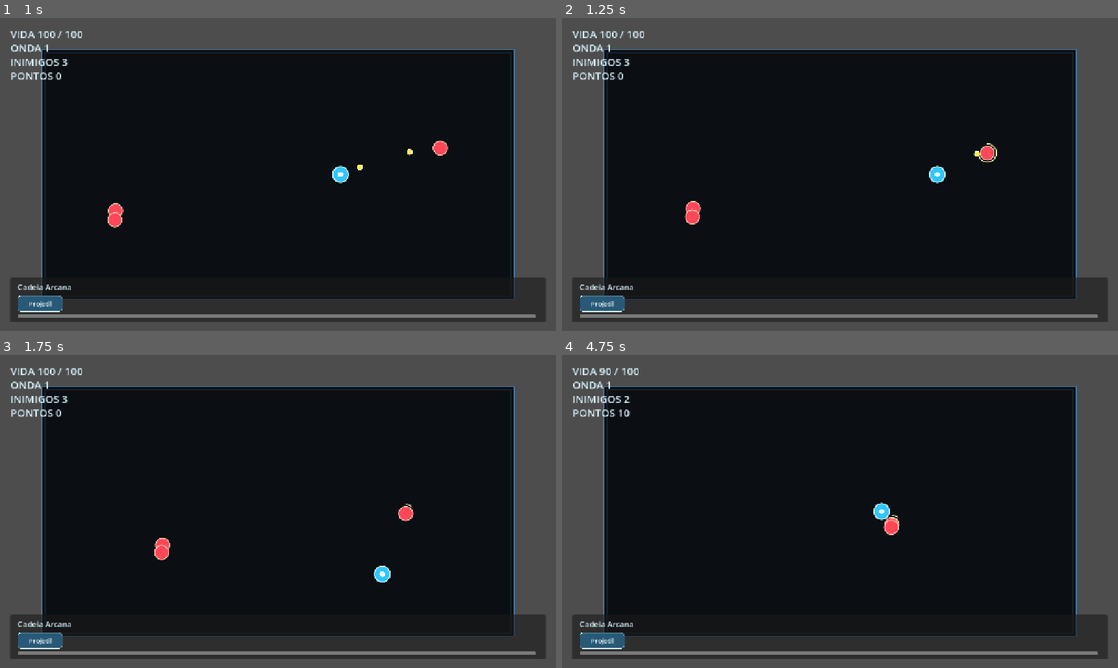
Above: before the commit, frames 1-4 (two rows, left to right).
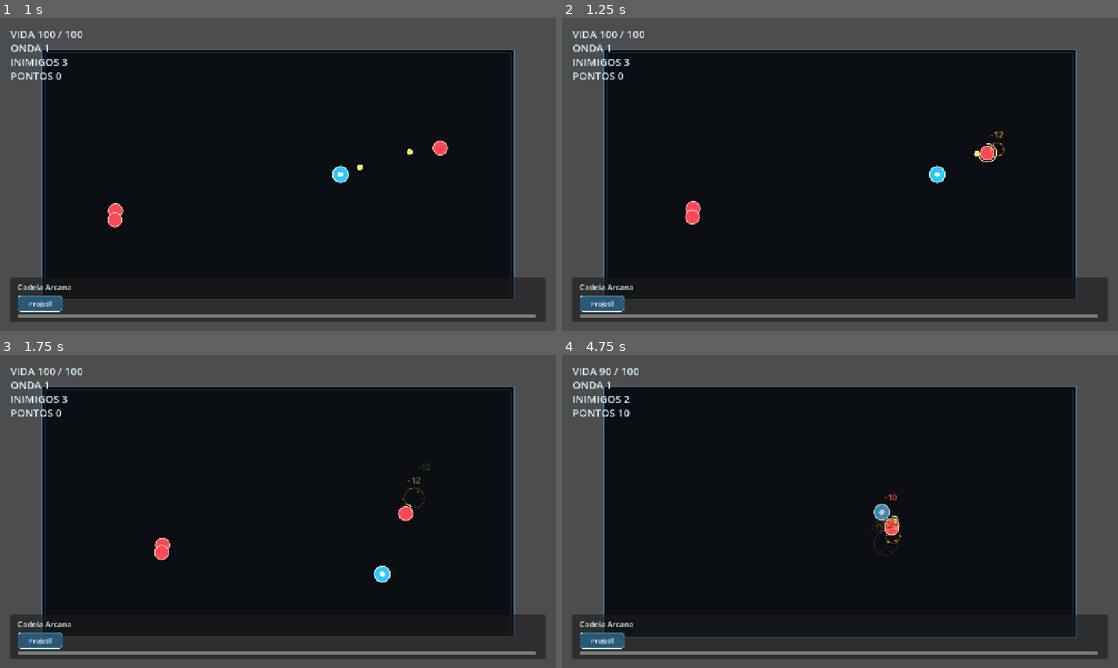
Above: after the commit, the same moments.

Repository: Gustavo-Wallace/nodecaster-arena
Game: Godot game, scene res://scenes/game/game.tscn
Same seed, same stepped clock (60 frames per second), same inputs: the game is played once before the commit and once after it.
Inputs:
- Up to frame 1 (1 s): hold D from 0.53 s (still down)
- Up to frame 2 (1.25 s): keep holding D
- Up to frame 3 (1.75 s): release D at 1.28 s; hold S from 1.28 s (still down)
- Up to frame 4 (4.75 s): release S at 2.03 s; hold D 2.03-2.78 s; hold W 2.78-3.53 s; hold A from 3.53 s (still down)

Frame 1 is identical in both runs. In frame 2, less than 0.1% of the frame differs, in the area x 77-80%, y 36-45%; in frame 3, less than 0.1%; in frame 4, 0.9%, in the area x 11-93%, y 44-91%.

Commit message:
adiciona feedback visual de combate

Diff:
--- /dev/null
+++ b/scenes/effects/burst_effect.tscn
@@ -0,0 +1,6 @@
+[gd_scene load_steps=2 format=3]
+
+[ext_resource type="Script" path="res://scripts/effects/burst_effect.gd" id="1_8l53e"]
+
+[node name="BurstEffect" type="Node2D"]
+script = ExtResource("1_8l53e")
--- a/scenes/enemies/triangle_dasher.tscn
+++ b/scenes/enemies/triangle_dasher.tscn
@@ -1,13 +1,12 @@
-[gd_scene load_steps=3 format=3]
+[gd_scene format=3 uid="uid://df3ile55vei3t"]
 
-[ext_resource type="Script" path="res://scripts/enemies/triangle_dasher.gd" id="1_4r1o3"]
+[ext_resource type="Script" uid="uid://clfs3lycmcdmk" path="res://scripts/enemies/triangle_dasher.gd" id="1_4r1o3"]
 
 [sub_resource type="CircleShape2D" id="CircleShape2D_wxhny"]
 radius = 17.0
 
-[node name="TriangleDasher" type="CharacterBody2D"]
+[node name="TriangleDasher" type="CharacterBody2D" unique_id=445777619]
 collision_layer = 2
-collision_mask = 1
 script = ExtResource("1_4r1o3")
 speed = 120.0
 max_health = 34
@@ -16,5 +15,5 @@
 radius = 17.0
 contact_distance = 42.0
 
-[node name="CollisionShape2D" type="CollisionShape2D" parent="."]
+[node name="CollisionShape2D" type="CollisionShape2D" parent="." unique_id=157143566]
 shape = SubResource("CircleShape2D_wxhny")
--- /dev/null
+++ b/scenes/ui/floating_text.tscn
@@ -0,0 +1,15 @@
+[gd_scene load_steps=2 format=3]
+
+[ext_resource type="Script" path="res://scripts/ui/floating_text.gd" id="1_2m4r8"]
+
+[node name="FloatingText" type="Node2D"]
+script = ExtResource("1_2m4r8")
+
+[node name="Label" type="Label" parent="."]
+offset_left = -50.0
+offset_top = -18.0
+offset_right = 50.0
+offset_bottom = 18.0
+text = "0"
+horizontal_alignment = 1
+vertical_alignment = 1
--- /dev/null
+++ b/scripts/effects/burst_effect.gd
@@ -0,0 +1,65 @@
+extends Node2D
+
+@export var duration: float = 0.46
+@export var particle_count: int = 12
+@export var start_radius: float = 5.0
+@export var end_radius: float = 34.0
+@export var color: Color = Color(1.0, 0.58, 0.24)
+
+var _time_left: float
+var _particles: Array[Dictionary] = []
+var _rng := RandomNumberGenerator.new()
+
+
+func _ready() -> void:
+	_rng.randomize()
+	_time_left = duration
+	_build_particles()
+	queue_redraw()
+
+
+func setup(world_position: Vector2, burst_color: Color = Color(1.0, 0.58, 0.24), new_particle_count: int = 12) -> void:
+	global_position = world_position
+	color = burst_color
+	particle_count = new_particle_count
+
+	if is_node_ready():
+		_time_left = duration
+		_build_particles()
+		queue_redraw()
+
+
+func _process(delta: float) -> void:
+	_time_left -= delta
+	queue_redraw()
+
+	if _time_left <= 0.0:
+		queue_free()
+
+
+func _draw() -> void:
+	var progress := 1.0 - clampf(_time_left / duration, 0.0, 1.0)
+	var alpha := 1.0 - progress
+	var ring_color := Color(color.r, color.g, color.b, 0.55 * alpha)
+
+	draw_arc(Vector2.ZERO, lerpf(start_radius, end_radius, progress), 0.0, TAU, 36, ring_color, 2.0, true)
+
+	for particle in _particles:
+		var direction: Vector2 = particle["direction"]
+		var distance: float = lerpf(start_radius, float(particle["distance"]), progress)
+		var size: float = lerpf(float(particle["size"]), 1.0, progress)
+		var particle_color := Color(color.r, color.g, color.b, alpha)
+		draw_circle(direction * distance, size, particle_color)
+
+
+func _build_particles() -> void:
+	_particles.clear()
+
+	for index in range(particle_count):
+		var angle := TAU * float(index) / float(maxi(particle_count, 1))
+		angle += _rng.randf_range(-0.18, 0.18)
+		_particles.append({
+			"direction": Vector2.RIGHT.rotated(angle),
+			"distance": _rng.randf_range(end_radius * 0.72, end_radius * 1.18),
+			"size": _rng.randf_range(2.0, 4.4),
+		})
--- a/scripts/enemies/base_enemy.gd
+++ b/scripts/enemies/base_enemy.gd
@@ -1,6 +1,7 @@
 extends CharacterBody2D
 
 signal died(enemy: Node)
+signal damage_taken(enemy: Node, amount: int, world_position: Vector2)
 
 @export var speed: float = 140.0
 @export var max_health: int = 40
@@ -16,6 +17,7 @@
 var player: Node2D
 var _contact_cooldown_left: float = 0.0
 var _is_dead: bool = false
+var _hit_tween: Tween
 
 
 func _ready() -> void:
@@ -44,6 +46,8 @@
 		return
 
 	current_health = maxi(current_health - amount, 0)
+	damage_taken.emit(self, amount, global_position)
+	_play_hit_feedback()
 	queue_redraw()
 
 	if current_health == 0:
@@ -79,6 +83,19 @@
 	queue_free()
 
 
+func _play_hit_feedback() -> void:
+	if is_instance_valid(_hit_tween):
+		_hit_tween.kill()
+
+	scale = Vector2.ONE * 1.16
+	modulate = Color(1.45, 1.45, 1.45, 1.0)
+
+	_hit_tween = create_tween()
+	_hit_tween.set_parallel(true)
+	_hit_tween.tween_property(self, "scale", Vector2.ONE, 0.14).set_trans(Tween.TRANS_BACK).set_ease(Tween.EASE_OUT)
+	_hit_tween.tween_property(self, "modulate", Color.WHITE, 0.12)
+
+
 func _update_collision_shape() -> void:
 	if collision_shape.shape is CircleShape2D:
 		collision_shape.shape.radius = radius
--- a/scripts/game/game.gd
+++ b/scripts/game/game.gd
@@ -8,6 +8,8 @@
 const GAME_HUD_SCENE := preload("res://scenes/ui/game_hud.tscn")
 const UPGRADE_PANEL_SCENE := preload("res://scenes/ui/upgrade_panel.tscn")
 const SPELL_CHAIN_PANEL_SCENE := preload("res://scenes/ui/spell_chain_panel.tscn")
+const FLOATING_TEXT_SCENE := preload("res://scenes/ui/floating_text.tscn")
+const BURST_EFFECT_SCENE := preload("res://scenes/effects/burst_effect.tscn")
 
 @export var arena_position: Vector2 = Vector2(96.0, 72.0)
 @export var arena_size: Vector2 = Vector2(1088.0, 576.0)
@@ -37,10 +39,14 @@
 var current_wave: int = 0
 var score: int = 0
 var spell_chain_nodes: Array[Dictionary] = []
+var camera: Camera2D
 var _auto_fire_timer: Timer
 var _is_restarting: bool = false
 var _wave_in_progress: bool = false
 var _reward_open: bool = false
+var _camera_shake_time_left: float = 0.0
+var _camera_shake_duration: float = 0.0
+var _camera_shake_strength: float = 0.0
 var _rng := RandomNumberGenerator.new()
 var _available_upgrades: Array[Dictionary] = []
 
@@ -51,11 +57,16 @@
 	spell_chain_nodes = [_create_base_spell_node()]
 	arena_rect = Rect2(arena_position, arena_size)
 
+	_setup_camera()
 	_spawn_player()
 	_spawn_hud()
 	_start_auto_fire()
 	_start_wave(1)
 	queue_redraw()
+
+
+func _process(delta: float) -> void:
+	_update_camera_shake(delta)
 
 
 func _draw() -> void:
@@ -72,6 +83,7 @@
 	player.global_position = arena_rect.get_center()
 	player.call("set_arena_rect", arena_rect)
 	player.connect("died", Callable(self, "_on_player_died"))
+	player.connect("damage_taken", Callable(self, "_on_player_damage_taken"))
 
 
 func _spawn_hud() -> void:
@@ -162,6 +174,7 @@
 	enemy.global_position = spawn_position
 	enemy.call("setup", player)
 	enemy.connect("died", Callable(self, "_on_enemy_died"))
+	enemy.connect("damage_taken", Callable(self, "_on_enemy_damage_taken"))
 	enemies.append(enemy)
 
 
@@ -274,6 +287,12 @@
 
 
 func _on_enemy_died(enemy: Node) -> void:
+	var death_position := Vector2.ZERO
+	if enemy is Node2D:
+		var enemy_node := enemy as Node2D
+		death_position = enemy_node.global_position
+
+	_spawn_burst(death_position, Color(1.0, 0.45, 0.26), 14)
 	enemies.erase(enemy)
 	score += _get_score_value_for_enemy(enemy)
 	_update_hud()
@@ -328,6 +347,7 @@
 func _on_upgrade_selected(upgrade: Dictionary) -> void:
 	_apply_upgrade(upgrade)
 	_add_spell_node_from_upgrade(upgrade)
+	_spawn_floating_text("NO +1", arena_rect.position + Vector2(arena_rect.size.x * 0.5, arena_rect.size.y - 92.0), Color(0.72, 0.96, 1.0), 0.8)
 	_reward_open = false
 	hud.call("set_wave_message", "Proxima onda...")
 	get_tree().create_timer(wave_interval).timeout.connect(_start_next_wave)
@@ -473,6 +493,59 @@
 		hud.call("set_wave_info", current_wave, _get_alive_enemy_count(), score)
 
 
+func _on_enemy_damage_taken(_enemy: Node, amount: int, world_position: Vector2) -> void:
+	_spawn_floating_text("-%d" % amount, world_position + Vector2(0.0, -24.0), Color(1.0, 0.78, 0.32), 0.62)
+	_spawn_burst(world_position, Color(1.0, 0.72, 0.28), 6)
+
+
+func _on_player_damage_taken(amount: int, world_position: Vector2) -> void:
+	_spawn_floating_text("-%d" % amount, world_position + Vector2(0.0, -30.0), Color(1.0, 0.34, 0.34), 0.72)
+	_start_camera_shake(0.18, 8.0)
+
+
+func _spawn_floating_text(text: String, world_position: Vector2, color: Color, duration: float = 0.72) -> void:
+	var floating_text := FLOATING_TEXT_SCENE.instantiate() as Node2D
+	add_child(floating_text)
+	floating_text.call("setup", text, world_position, color, duration)
+
+
+func _spawn_burst(world_position: Vector2, color: Color, particle_count: int = 10) -> void:
+	var burst := BURST_EFFECT_SCENE.instantiate() as Node2D
+	add_child(burst)
+	burst.call("setup", world_position, color, particle_count)
+
+
+func _setup_camera() -> void:
+	camera = Camera2D.new()
+	camera.name = "GameCamera"
+	camera.position = arena_rect.get_center()
+	camera.enabled = true
+	add_child(camera)
+	camera.make_current()
+
+
+func _start_camera_shake(duration: float, strength: float) -> void:
+	_camera_shake_duration = duration
+	_camera_shake_time_left = duration
+	_camera_shake_strength = strength
+
+
+func _update_camera_shake(delta: float) -> void:
+	if not is_instance_valid(camera):
+		return
+
+	if _camera_shake_time_left <= 0.0:
+		camera.offset = Vector2.ZERO
+		return
+
+	_camera_shake_time_left = maxf(_camera_shake_time_left - delta, 0.0)
+	var fade := _camera_shake_time_left / maxf(_camera_shake_duration, 0.001)
+	camera.offset = Vector2(
+		_rng.randf_range(-_camera_shake_strength, _camera_shake_strength),
+		_rng.randf_range(-_camera_shake_strength, _camera_shake_strength)
+	) * fade
+
+
 func _get_alive_enemy_count() -> int:
 	var alive_count := 0
 
--- a/scripts/player/player.gd
+++ b/scripts/player/player.gd
@@ -1,6 +1,7 @@
 extends CharacterBody2D
 
 signal health_changed(current_health: int, max_health: int)
+signal damage_taken(amount: int, world_position: Vector2)
 signal died
 
 @export var speed: float = 320.0
@@ -14,6 +15,7 @@
 var current_health: int
 var arena_rect: Rect2 = Rect2(Vector2.ZERO, Vector2(1280.0, 720.0))
 var _is_dead: bool = false
+var _hit_tween: Tween
 
 
 func _ready() -> void:
@@ -45,6 +47,8 @@
 
 	current_health = maxi(current_health - amount, 0)
 	health_changed.emit(current_health, max_health)
+	damage_taken.emit(amount, global_position)
+	_play_hit_feedback()
 
 	if current_health == 0:
 		_die()
@@ -97,6 +101,19 @@
 	died.emit()
 
 
+func _play_hit_feedback() -> void:
+	if is_instance_valid(_hit_tween):
+		_hit_tween.kill()
+
+	scale = Vector2.ONE * 1.12
+	modulate = Color(1.0, 0.42, 0.42, 1.0)
+
+	_hit_tween = create_tween()
+	_hit_tween.set_parallel(true)
+	_hit_tween.tween_property(self, "scale", Vector2.ONE, 0.15).set_trans(Tween.TRANS_BACK).set_ease(Tween.EASE_OUT)
+	_hit_tween.tween_property(self, "modulate", Color.WHITE, 0.16)
+
+
 func _update_collision_radius() -> void:
 	if collision_shape.shape is CircleShape2D:
 		collision_shape.shape.radius = radius
--- /dev/null
+++ b/scripts/ui/floating_text.gd
@@ -0,0 +1,54 @@
+extends Node2D
+
+@export var duration: float = 0.72
+@export var rise_distance: float = 38.0
+@export var drift: Vector2 = Vector2.ZERO
+
+@onready var label: Label = $Label
+
+var _time_left: float
+var _start_position: Vector2
+var _end_position: Vector2
+var _text := "0"
+var _color := Color.WHITE
+
+
+func _ready() -> void:
+	_time_left = duration
+	_start_position = global_position
+	_end_position = global_position + Vector2(drift.x, -rise_distance + drift.y)
+	_apply_label()
+
+
+func setup(text: String, world_position: Vector2, color: Color = Color.WHITE, new_duration: float = 0.72) -> void:
+	_text = text
+	_color = color
+	global_position = world_position
+	duration = new_duration
+	_time_left = duration
+	_start_position = world_position
+	_end_position = world_position + Vector2(drift.x, -rise_distance + drift.y)
+
+	if is_node_ready():
+		_apply_label()
+
+
+func _process(delta: float) -> void:
+	_time_left -= delta
+	var progress := 1.0 - clampf(_time_left / duration, 0.0, 1.0)
+
+	global_position = _start_position.lerp(_end_position, progress)
+	scale = Vector2.ONE * (1.0 + 0.18 * sin(progress * PI))
+	modulate.a = 1.0 - progress
+
+	if _time_left <= 0.0:
+		queue_free()
+
+
+func _apply_label() -> void:
+	label.text = _text
+	label.add_theme_color_override("font_color", _color)
+	label.add_theme_color_override("font_shadow_color", Color(0.0, 0.0, 0.0, 0.75))
+	label.add_theme_constant_override("shadow_offset_x", 1)
+	label.add_theme_constant_override("shadow_offset_y", 1)
+	label.add_theme_font_size_override("font_size", 18)
--- a/scripts/ui/spell_chain_panel.gd
+++ b/scripts/ui/spell_chain_panel.gd
@@ -4,6 +4,7 @@
 @onready var node_row: HBoxContainer = $Panel/ScrollContainer/NodeRow
 
 var _nodes: Array[Dictionary] = []
+var _pulse_last_node := false
 
 
 func _ready() -> void:
@@ -22,11 +23,14 @@
 
 func add_node(node_data: Dictionary) -> void:
 	_nodes.append(node_data)
+	_pulse_last_node = true
 	_rebuild_nodes()
+	call_deferred("_pulse_last_node_visual")
 
 
 func _rebuild_nodes() -> void:
 	for child in node_row.get_children():
+		node_row.remove_child(child)
 		child.queue_free()
 
 	for index in range(_nodes.size()):
@@ -97,3 +101,18 @@
 			return Color(0.58, 0.42, 0.12, 0.94)
 		_:
 			return Color(0.28, 0.34, 0.42, 0.94)
+
+
+func _pulse_last_node_visual() -> void:
+	if not _pulse_last_node or node_row.get_child_count() == 0:
+		return
+
+	_pulse_last_node = false
+	var last_child := node_row.get_child(node_row.get_child_count() - 1) as Control
+	if last_child == null:
+		return
+
+	last_child.scale = Vector2.ONE * 1.18
+	last_child.pivot_offset = last_child.size * 0.5
+	var tween := create_tween()
+	tween.tween_property(last_child, "scale", Vector2.ONE, 0.22).set_trans(Tween.TRANS_BACK).set_ease(Tween.EASE_OUT)
Not shown, added: scripts/effects/burst_effect.gd.uid
Not shown, added: scripts/ui/floating_text.gd.uid
